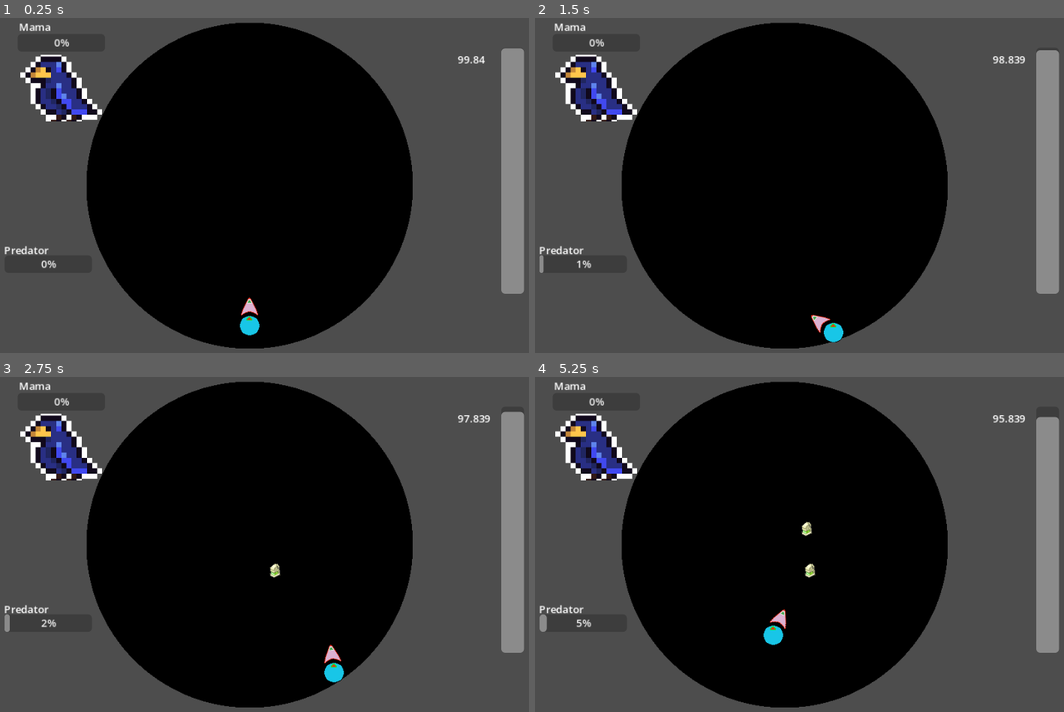
Above: before the commit, frames 1-4 (two rows, left to right).
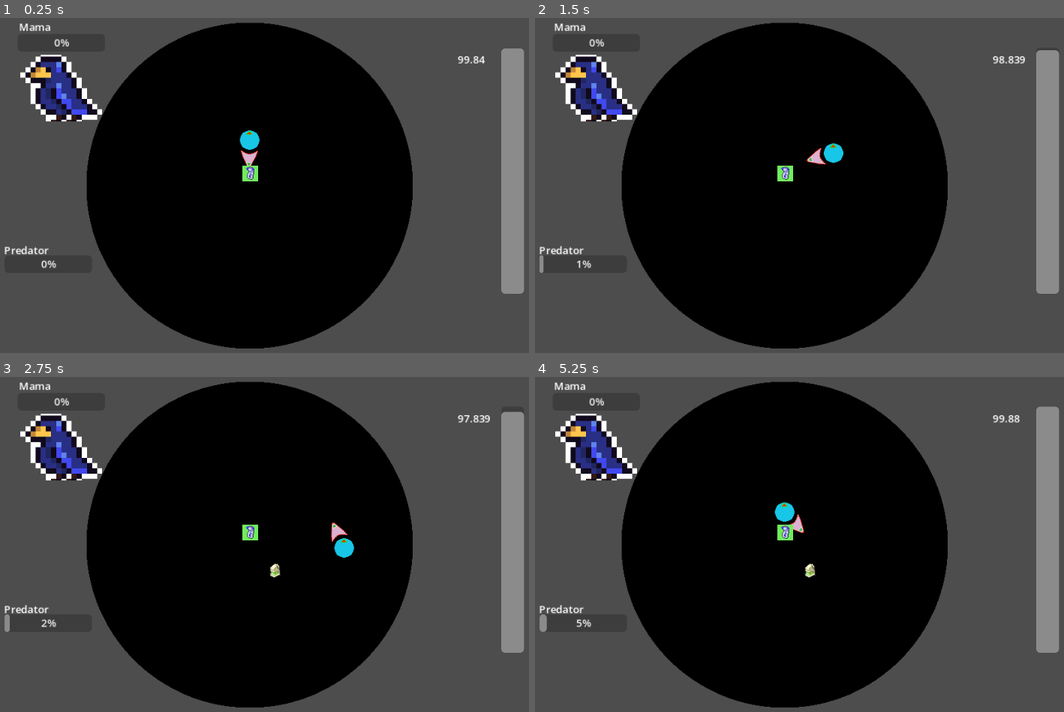
Above: after the commit, the same moments.

Repository: WilliamAalund/Brood-Feud
Game: Godot game, scene res://Levels/Main Level.tscn
The game is run twice, just before and just after one commit, with the same random seed, the same clock (stepped at 60 frames per second) and the same inputs. The engine's default icon, where the game draws it, is replaced by a stand-in: a white triangle on a blue panel in a dark square.
Inputs (mouse positions are in pixels of both pictures, inside the frame that each line leads up to):
- Up to frame 1 (0.25 s): no input
- Up to frame 2 (1.5 s): move the mouse to (915, 168) at 0.52 s; hold D (right) 0.53-1.28 s; move the mouse to (661, 202) at 1.27 s; hold S (down) from 1.28 s (still down)
- Up to frame 3 (2.75 s): move the mouse to (306, 470) at 2.02 s; release S (down) at 2.03 s; hold D (right) from 2.03 s (still down)
- Up to frame 4 (5.25 s): move the mouse to (751, 611) at 2.77 s; release D (right) at 2.78 s; hold W (up) 2.78-3.53 s; move the mouse to (963, 594) at 3.52 s; hold A (left) 3.53-5.03 s; move the mouse to (603, 494) at 4.27 s; move the mouse to (815, 544) at 5.02 s; hold S (down) from 5.03 s (still down)

The runs differ from the first frame. In frame 1, 0.7% of the frame differs, in the area x 45-50%, y 33-95%; in frame 2, 0.7%; in frame 3, 0.7%; in frame 4, 0.9%, in the area x 43-100%, y 8-81%.

Commit message:
More updates to AI Bird
- AI Bird is now a state machine (further optimizations to be done)
- Small changes to bird manager
- Pathfinding issue where if AI bird gets on top of player, then it will just stick to the top of player
- AI bird movement methods still need to be implemented

Diff:
--- a/Levels/Main Level.tscn
+++ b/Levels/Main Level.tscn
@@ -1,19 +1,16 @@
 [gd_scene load_steps=7 format=3 uid="uid://cfa30ma1dxdgy"]
 
-[ext_resource type="PackedScene" uid="uid://buc4ei3c7xex1" path="res://Sub Scenes/Player_Potion/player_potion.tscn" id="1_gwq81"]
 [ext_resource type="PackedScene" uid="uid://bshdn3dwrgrbt" path="res://Sub Scenes/Object_Nest/object_nest.tscn" id="2_1iti4"]
 [ext_resource type="PackedScene" uid="uid://dmuddbset2mpi" path="res://Sub Scenes/Object_Satiation_Manager/Satiation_Manager.tscn" id="3_ckkx0"]
 [ext_resource type="PackedScene" uid="uid://b6f2ildgxylks" path="res://Sub Scenes/Object_Food_Spawner/Object_Food_Spawner.tscn" id="5_slw61"]
 [ext_resource type="PackedScene" uid="uid://d14fg5rt0e8f4" path="res://Sub Scenes/Object_Momma_Bird/Momma_Bird.tscn" id="5_ucfnu"]
 [ext_resource type="PackedScene" uid="uid://bx0asr7ljxkpl" path="res://Sub Scenes/Object_Predator/Predator.tscn" id="6_h57gx"]
+[ext_resource type="PackedScene" uid="uid://dwitdkiendap8" path="res://Sub Scenes/Bird Manager/BirdControl.tscn" id="7_jxroq"]
 
 [node name="Game Level" type="Node2D"]
 
 [node name="object_nest" parent="." instance=ExtResource("2_1iti4")]
 position = Vector2(0, 70)
-
-[node name="Player" parent="." instance=ExtResource("1_gwq81")]
-position = Vector2(0, 285)
 
 [node name="HungerControl" parent="." instance=ExtResource("3_ckkx0")]
 offset_left = 72.0
@@ -34,6 +31,8 @@
 [node name="Predator" parent="." instance=ExtResource("6_h57gx")]
 position = Vector2(-309, 245)
 
+[node name="BirdControl" parent="." instance=ExtResource("7_jxroq")]
+
 [connection signal="child_food_eaten" from="Object_Food_Spawner" to="HungerControl" method="_on_object_food_spawner_child_food_eaten"]
 [connection signal="mom_drops_food" from="Momma_Bird" to="Object_Food_Spawner" method="_on_momma_bird_mom_drops_food"]
 [connection signal="toggle_mom_presence" from="Momma_Bird" to="Predator" method="_on_momma_bird_toggle_mom_presence"]
--- a/Sub Scenes/Bird Manager/BirdControl.gd
+++ b/Sub Scenes/Bird Manager/BirdControl.gd
@@ -8,6 +8,3 @@
 func _physics_process(delta):
 	player_position = $Player.position
 	emit_signal("AI_Bird_Move", player_position)
-
-#Tie the signal to AI_Bird
-#Get AI_Bird to follow
--- a/Sub Scenes/Object_AI_Bird/AI_Bird.gd
+++ b/Sub Scenes/Object_AI_Bird/AI_Bird.gd
@@ -1,9 +1,59 @@
 extends Node2D
+@export var satiationValue = 100
+@export var starvationThreshold = 30
+@export var angryThreshold = 5
 
+var state = 0 # Bird begins inside of an egg
+var aggroVal = 0 # Bird begins with no aggro value TODO: Implement aggroVal raising
+var aggroTarget
+var momHome # TODO: Find way to alert bird that momma bird is home
+var isSunspot
+var noticedPredator
+var isStupid
 
-var Player_Pos
+var Player_Pos # Variable to store the location of the player
+#TODO: Make sure
 
+func _ready(): # Will be removed later on when the bird should actually start in the nest
+	updateState()
 
+# -- STATE DESCRIPTIONS --
+# 0 - In egg
+# 1 - Idle
+# 2 - Focused on food
+# 3 - Focused on player/other bird. Focus dictated by aggroTarget
+# 4 - Focused on moving to sunspot
+# 5 - Focused on hiding from predator
+# 6 - Dead
+
+# If the bird is dead its dead, won't do anything.
+# The next thing that will take over is fight or flight. If the bird is scared or angry it will
+# prioritize that.
+# If the bird isn't starving
+func updateState():
+	if satiationValue <= 0:
+		state = 6 # Dead
+	else: if noticedPredator and not isStupid:
+		state = 5 # Running away from predator
+	else: if aggroVal >= angryThreshold:
+		state = 3
+	else: if momHome or satiationValue < starvationThreshold:
+		state = 2
+	else: if isSunspot:
+		state = 4 # Seeking out sunspot
+	else:
+		state = 1 # Idle
+
+# TODO: Aparrently, you can pass functions as parameters.
+# There should be an extremely easy way to tell the navigation agent to just do
+# x navigation behavior, where x is just the state value.
+# TODO: Figure out a way to call updateState that isn't super intensive.
 
 func _on_bird_control_ai_bird_move(target_position):
 	$CharacterBody2D.target = target_position # Replace with function body.
+
+
+func _on_timer_timeout():
+	updateState()
+	print("AI bird  : state updated to: " + str(state))
+	$CharacterBody2D.state = state
--- a/Sub Scenes/Object_AI_Bird/AI_Bird.tscn
+++ b/Sub Scenes/Object_AI_Bird/AI_Bird.tscn
@@ -21,3 +21,9 @@
 
 [node name="CollisionShape2D" type="CollisionShape2D" parent="CharacterBody2D"]
 shape = SubResource("RectangleShape2D_abut8")
+
+[node name="Timer" type="Timer" parent="."]
+wait_time = 0.5
+autostart = true
+
+[connection signal="timeout" from="Timer" to="." method="_on_timer_timeout"]
--- a/Sub Scenes/Object_AI_Bird/AI_BirdCharacterBody.gd
+++ b/Sub Scenes/Object_AI_Bird/AI_BirdCharacterBody.gd
@@ -1,13 +1,28 @@
 extends CharacterBody2D
 
-var speed = 50
-var accel = 50
+var speed = 30
+var accel = 30
+var state # Variable that gets passed the state variable
+var target = Vector2(0,0)
 
 @onready var nav: NavigationAgent2D = $NavigationAgent2D
 
-var target = Vector2(0,0)
+func _enter_tree():
+	state = get_parent().state # Immedeately grabs parent state
 
-func _physics_process(delta):
+func _physics_process(delta): #Physics process should not have any logic. Logical problems should be handled outside the function
+	callMovement(state, delta)
+
+func state0(delta): # Stays in egg
+	print("State 0 does not have an implemented navigation method")
+
+func state1(delta): # Remains idle
+	pass
+
+func state2(delta): # Will move towards and look for food
+	print("State 2 does not have an implemented navigation method")
+
+func state3(delta): # Follows player
 	var direction = Vector3()
 	#get_global_mouse_position() 2D vector
 	nav.target_position = target
@@ -18,3 +33,27 @@
 	velocity = velocity.lerp(direction * speed , accel * delta)
 
 	move_and_slide()
+
+func state4(delta): # Will move to sunspot
+	print("State 4 does not have an implemented navigation method")
+
+func state5(delta): # Will run to edge of nest
+	print("State 5 does not have an implemented navigation method")
+
+func state6(delta): # Will remain entirely immobile. Dead
+	print("State 6 does not have an implemented navigation method")
+
+func callMovement(state, delta):
+	match state:
+		1:
+			state1(delta)
+		2:
+			state2(delta)
+		3:
+			state3(delta)
+		4:
+			state4(delta)
+		5:
+			state5(delta)
+		6:
+			state6(delta)
--- a/Sub Scenes/Object_Food_Spawner/Object_Food/object_food.tscn
+++ b/Sub Scenes/Object_Food_Spawner/Object_Food/object_food.tscn
@@ -8,7 +8,7 @@
 signal food_eaten
 
 func _ready():
-	print(\"Food at: \", self.position)
+	print(\"Food     : spawned at: \", self.position)
 
 
 func _enter_tree(): #Connecting signal to parent node (which should be Object_Food_Spawner) must be done in this function, rather than _ready()
--- a/Sub Scenes/Object_Predator/Predator.gd
+++ b/Sub Scenes/Object_Predator/Predator.gd
@@ -30,7 +30,7 @@
 
 func approachCheck() -> bool:
 	var check = randi_range(predAggro, MaxPredAggro)
-	print("Approach check:", check)
+	print("Predator : Approach check: ", check)
 	if check == MaxPredAggro:
 		return true
 	else:
@@ -39,7 +39,7 @@
 
 func headCheck() -> bool:
 	if momIsHome:
-		print("Predator cannot head to nest: momma bird is watching")
+		print("Predator : cannot head to nest: momma bird is watching")
 		return false
 	return randi_range(1, 100) > 40
 
@@ -53,14 +53,14 @@
 	if predAggro % 10 == 0 and !isHome:
 		if predApproached:
 			if headCheck():
-				print("Predator heads to nest")
+				print("Predator : heads to nest")
 				isHome = true
 				# Run evil predator functions
 				headToNest()
 			else: if momIsHome:
 				pass # Preserves aggression level. Bird will not completely reset: just wait for another chance
 		else: if approachCheck():
-			print("Predator approaches nest")
+			print("Predator : approaches nest")
 			predApproached = true
 
 
@@ -71,7 +71,7 @@
 	var predSprite = get_child(0)
 	predSprite.visible = isHome
 	await get_tree().create_timer(StayLength).timeout
-	print("Predator leaves")
+	print("Predator : leaves nest")
 	isHome = false
 	predSprite.visible = isHome
 	predApproached = false
--- a/Sub Scenes/Object_Satiation_Manager/Satiation_Manager.tscn
+++ b/Sub Scenes/Object_Satiation_Manager/Satiation_Manager.tscn
@@ -11,18 +11,18 @@
 func eat(): # Function called to increase satiation when you eat. Potential mechanic where eating too much could have a drawback?
 	if satiation + foodRestore > 100:
 		satiation = 100
-		print(\"Satiation maxed out\")
+		print(\"Satiation: maxed out\")
 	else:
 		satiation += foodRestore
-		print(\"Satiation increased by {}\".format(foodRestore))
+		print(\"Satiation: increased by {}\".format(foodRestore))
 
 func expend(value): # Immedeately decreases satiation by a specified amount.
 	if satiation - value < 0:
 		satiation = 0
-		print(\"Satiation equals 0\")
+		print(\"Satiation: equals 0\")
 	else:
 		satiation -= value
-		print(\"Satiation decreased by {}\".format(value))
+		print(\"Satiation: decreased by {}\".format(value))
 
 func _on_button_pressed(): #Function tied to button node.
 	eat()
--- a/Sub Scenes/Player_Potion/player_potion.gd
+++ b/Sub Scenes/Player_Potion/player_potion.gd
@@ -1,6 +1,7 @@
 extends CharacterBody2D
 
 @export var move_speed : float = 100
+@export var push_force : float = 20
 
 func _ready():
 	print(self.position)
@@ -14,3 +15,7 @@
 	move_and_slide()
 	#var tar_rot = get_angle_to(get_global_mouse_position())
 	#rotation = tar_rot
+	#for i in get_slide_collision_count():
+	#	var c = get_slide_collision(i)
+	#	if c.get_collider() is RigidBody2D:
+	#		c.get_collider().apply_central_impulse(-c.get_normal() * push_force)
Not shown: 1 places in Sub Scenes/Object_Food_Spawner/Object_Food/object_food.tscn that only renumber resources
